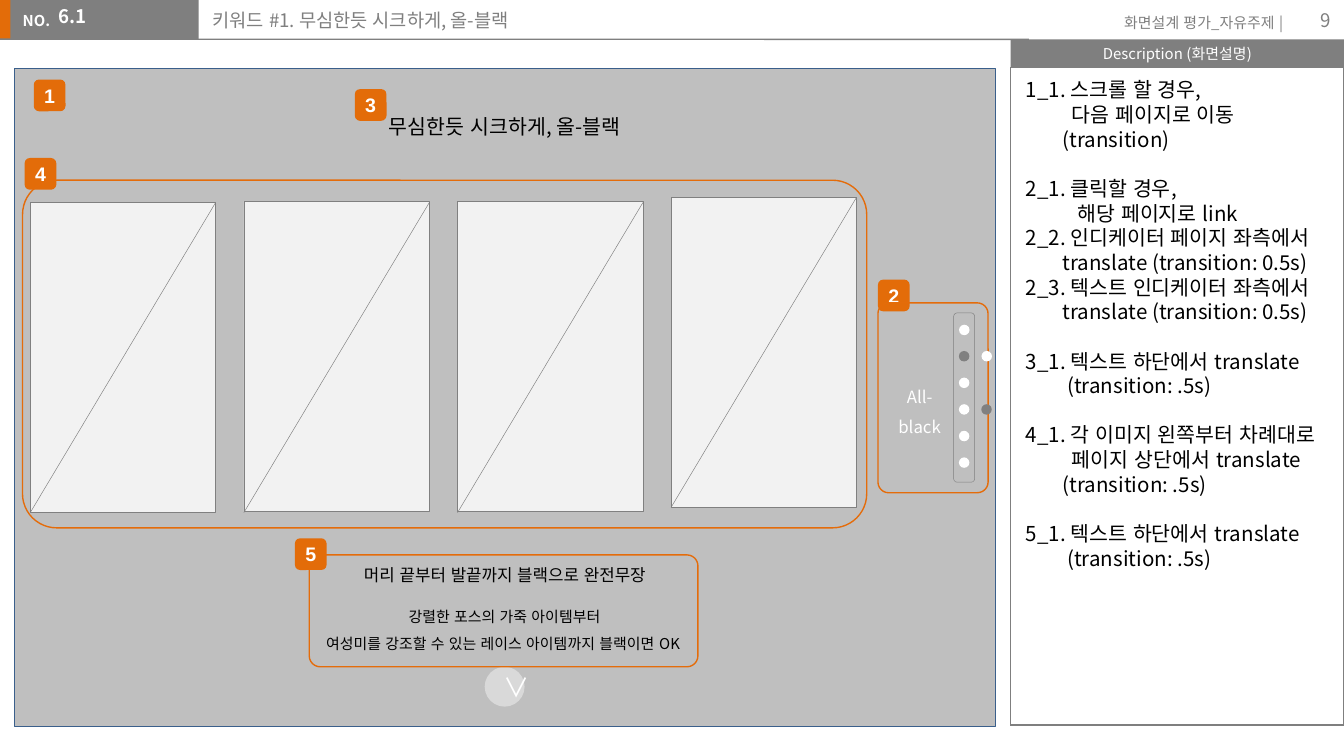
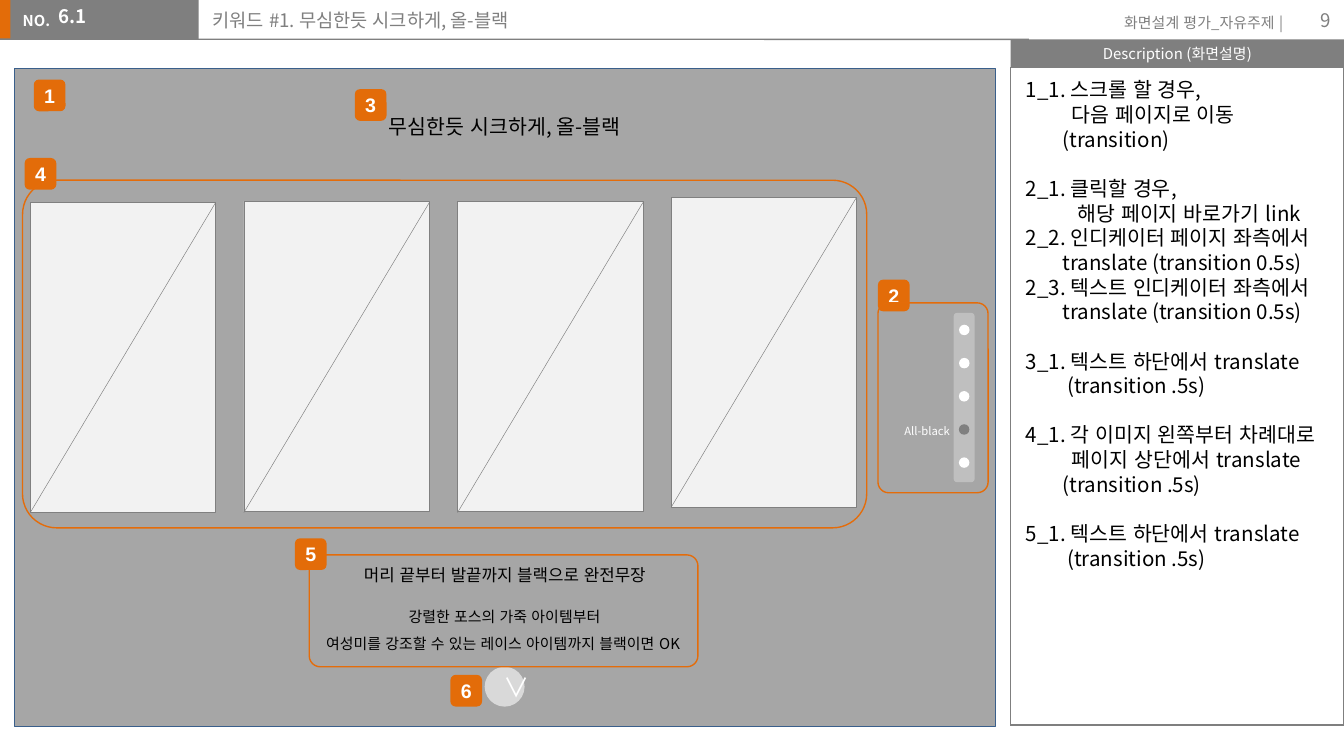
Before and after one commit to chaemilee9012/TIL2020, a slide deck: slide 9 of assignment/storyboard/이채미.pptx. Drawn at 1344x756 pixels with LibreOffice and Linux fonts; fonts in the diff are those of the drawing. Boxes give left, top, right and bottom in pixels: in the first picture for what was removed or moved away, otherwise in the second. Text is boxed around its words. In the diff, an @@ line names an element or a change of style, - is before the commit and + after.

```diff
--- a/assignment/storyboard/이채미.pptx
+++ b/assignment/storyboard/이채미.pptx
@@ rectangle at bbox=[13, 69, 995, 727]: fill #BFBFBF to #A6A6A6 @@
@@ text at bbox=[1077, 204, 1301, 223]: text changed @@
-해당 페이지로 link
+해당 페이지 바로가기 link
@@ text at bbox=[1063, 253, 1302, 274]: text changed @@
-translate (transition: 0.5s)
+translate (transition 0.5s)
@@ rounded rectangle at bbox=[954, 313, 976, 482]: outline #808080 0.25 pt to none @@
@@ text at bbox=[1063, 302, 1302, 323]: text changed @@
-translate (transition: 0.5s)
+translate (transition 0.5s)
@@ ellipse removed at bbox=[958, 351, 969, 362] @@
@@ ellipse: place and size @@
-ellipse at bbox=[981, 351, 992, 362]
+ellipse at bbox=[960, 358, 970, 368]
@@ text at bbox=[1067, 376, 1206, 397]: text changed @@
-(transition: .5s)
+(transition .5s)
@@ text "All-black": place and size @@
-text "All-black" at bbox=[898, 390, 940, 433]
+text "All-black" at bbox=[904, 426, 949, 435]
@@ text "All-black" at bbox=[904, 426, 949, 435]: size 9 to 6 pt @@
@@ ellipse: place and size @@
-ellipse at bbox=[958, 378, 969, 388]
+ellipse at bbox=[958, 391, 969, 402]
@@ ellipse removed at bbox=[958, 405, 969, 415] @@
@@ ellipse: place and size @@
-ellipse at bbox=[981, 405, 992, 415]
+ellipse at bbox=[958, 425, 969, 435]
@@ ellipse removed at bbox=[958, 431, 969, 442] @@
@@ text at bbox=[1063, 475, 1201, 496]: text changed @@
-(transition: .5s)
+(transition .5s)
@@ text at bbox=[1067, 549, 1206, 570]: text changed @@
-(transition: .5s)
+(transition .5s)
@@ rounded rectangle added at bbox=[450, 675, 482, 707], fill #E36C09, 10.5 pt, text #FFFFFF, bold @@
+6
```
Also in this commit, not shown: 3 other slides changed, 1 slide added, 2 slides removed, 3 other files.
